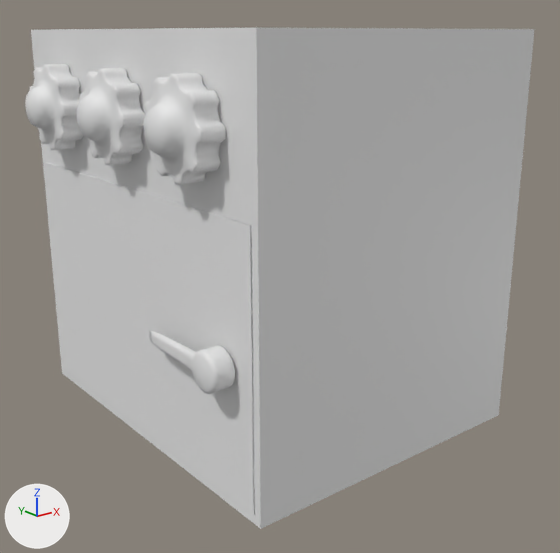
What one commit did to the FBX model Assets/models/Safe/Kluis.FBX.
Both versions are drawn from a 50 mm camera at (-0.671, -0.808, 0.495) aimed at (-0.055, -0.039, 0.187). Every picture has the same lights, and +X, +Y and +Z are marked at lower left. Where no turn or scale is listed for an object, it has been applied to the vertices.

The scene before the commit, as lines of its bpy script (objects in view):
```python
me_mesh = bpy.data.meshes.new('Mesh')
me_mesh.from_pydata(...)  # 18 vertices, 15 faces; spans x -0.25..0.156, y -0.25..0.25, z 0.0..0.5
me_mesh_001 = bpy.data.meshes.new('Mesh.001')
me_mesh_001.from_pydata([(0.0, 0.0, 0.0), (0.002, -0.477, 0.0), (0.002, -0.477, 0.314), (0.0, 0.0, 0.314), (-0.034, 0.0, 0.0), (-0.033, -0.478, 0.0), (-0.033, -0.478, 0.314), (-0.034, 0.0, 0.314)], [], [(0, 3, 2, 1), (4, 5, 6, 7), (0, 4, 7, 3), (1, 2, 6, 5), (0, 1, 5, 4), (3, 7, 6, 2)])
me_mesh_002 = bpy.data.meshes.new('Mesh.002')
me_mesh_002.from_pydata(...)  # 1406 vertices, 1404 faces; spans x -0.0506..0.0, y -0.0531..0.051, z -0.0524..0.0524
me_mesh_003 = bpy.data.meshes.new('Mesh.003')
me_mesh_003.from_pydata(...)  # 1406 vertices, 1404 faces; spans x -0.0506..0.0, y -0.0531..0.051, z -0.0524..0.0524
me_mesh_004 = bpy.data.meshes.new('Mesh.004')
me_mesh_004.from_pydata(...)  # 1406 vertices, 1404 faces; spans x -0.0506..0.0, y -0.0531..0.051, z -0.0524..0.0524
me_mesh_005 = bpy.data.meshes.new('Mesh.005')
me_mesh_005.from_pydata(...)  # 430 vertices, 428 faces; spans x -0.03..0.0, y -0.0227..0.1244, z -0.0227..0.0227
ob_hendel = bpy.data.objects.new('Hendel', me_mesh_005)
ob_hendel.location = (-0.25, -0.191, 0.165)
ob_kluis = bpy.data.objects.new('Kluis', me_mesh)
ob_kluis.location = (0.0, 0.0, 0.0)
ob_kluisdeur = bpy.data.objects.new('KluisDeur', me_mesh_001)
ob_kluisdeur.location = (-0.218, 0.239, 0.01)
ob_knop = bpy.data.objects.new('Knop', me_mesh_002)
ob_knop.location = (-0.25, 0.0, 0.406)
ob_knop_2 = bpy.data.objects.new('Knop_2', me_mesh_003)
ob_knop_2.location = (-0.25, 0.15, 0.406)
ob_knop_3 = bpy.data.objects.new('Knop_3', me_mesh_004)
ob_knop_3.location = (-0.25, -0.15, 0.406)
```
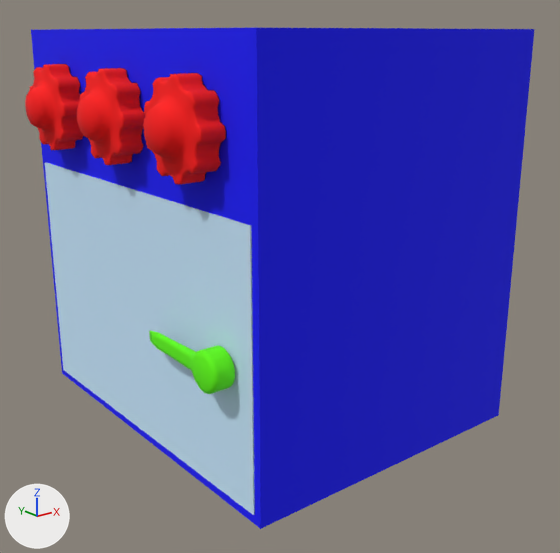
What the commit changed:
Material '03 - Default' (mat_03___default) is new.
Its base color is (0.0, 0.0, 1.0) (blue #0000ff).
Its roughness is 0.859.
Material '07 - Default' (mat_07___default) is new.
Its base color is (0.118, 1.0, 0.0) (green #60ff00).
Its roughness is 0.859.
Material '01 - Default' (mat_01___default) is new.
Its base color is (1.0, 0.0, 0.0) (red #ff0000).
Its roughness is 0.859.
Material '02 - Default' (mat_02___default) is new.
Its base color is (0.584, 0.82, 1.0) (blue #c9eaff).
Its roughness is 0.859.
me_mesh_001 has 8 vertices, 6 faces and spans x -0.034..0.002, y -0.478..0.0, z 0.0..0.314.
me_mesh_001 now uses material mat_02___default (blue #c9eaff).
me_mesh_003 has 1406 vertices, 1404 faces and spans x -0.0506..0.0, y -0.0531..0.051, z -0.0524..0.0524.
me_mesh_003 now uses material mat_01___default (red #ff0000).
me_mesh has 18 vertices, 15 faces and spans x -0.25..0.156, y -0.25..0.25, z 0.0..0.5.
me_mesh now uses material mat_03___default (blue #0000ff).
me_mesh_004 has 1406 vertices, 1404 faces and spans x -0.0506..0.0, y -0.0531..0.051, z -0.0524..0.0524.
me_mesh_004 now uses material mat_01___default (red #ff0000).
me_mesh_002 has 1406 vertices, 1404 faces and spans x -0.0506..0.0, y -0.0531..0.051, z -0.0524..0.0524.
me_mesh_002 now uses material mat_01___default (red #ff0000).
me_mesh_005 has 430 vertices, 428 faces and spans x -0.03..0.0, y -0.0227..0.1244, z -0.0227..0.0227.
me_mesh_005 is used by ob_hendel; location (-0.25, -0.191, 0.165).
Part 1, on me_mesh_005:
Vertex 110 of me_mesh_005 moves from (-0.0166, 0.1004, 0.0081) at pixel (161, 334) to (-0.0162, 0.1059, 0.0085) at pixel (159, 332).
Vertex 113 of me_mesh_005 moves from (-0.0166, 0.1004, -0.0081) to (-0.0162, 0.1059, -0.0085).
Vertex 114 of me_mesh_005 moves from (-0.0208, 0.1004, -0.0081) at pixel (158, 348) to (-0.0212, 0.1059, -0.0085) at pixel (156, 347).
Vertex 117 of me_mesh_005 moves from (-0.0208, 0.1004, 0.0081) at pixel (158, 335) to (-0.0212, 0.1059, 0.0085) at pixel (155, 333).
me_mesh_005 part 2: 428 faces spanning x -0.03..0.0, y -0.0227..0.1244, z -0.0227..0.0227 switch from no material to mat_07___default (green #60ff00).

Changed parts and their boxes [x1, y1, x2, y2] in the pictures (560 x 553 px; the box of a moved part takes in the faces that stretch with it):
'Kluis', recoloured (grey to blue)
    both: [31, 28, 535, 529]
'KluisDeur', recoloured (grey to blue)
    both: [45, 162, 255, 515]
'Knop_3', recoloured (grey to red)
    both: [143, 73, 226, 185]
'Knop', recoloured (grey to red)
    both: [77, 68, 146, 165]
'Knop_2', recoloured (grey to red)
    both: [25, 64, 83, 150]
part 1 of me_mesh_005, moved or reshaped
    both: [151, 331, 174, 357]
part 2 of me_mesh_005, recoloured (grey to green)
    both: [149, 331, 235, 393]
